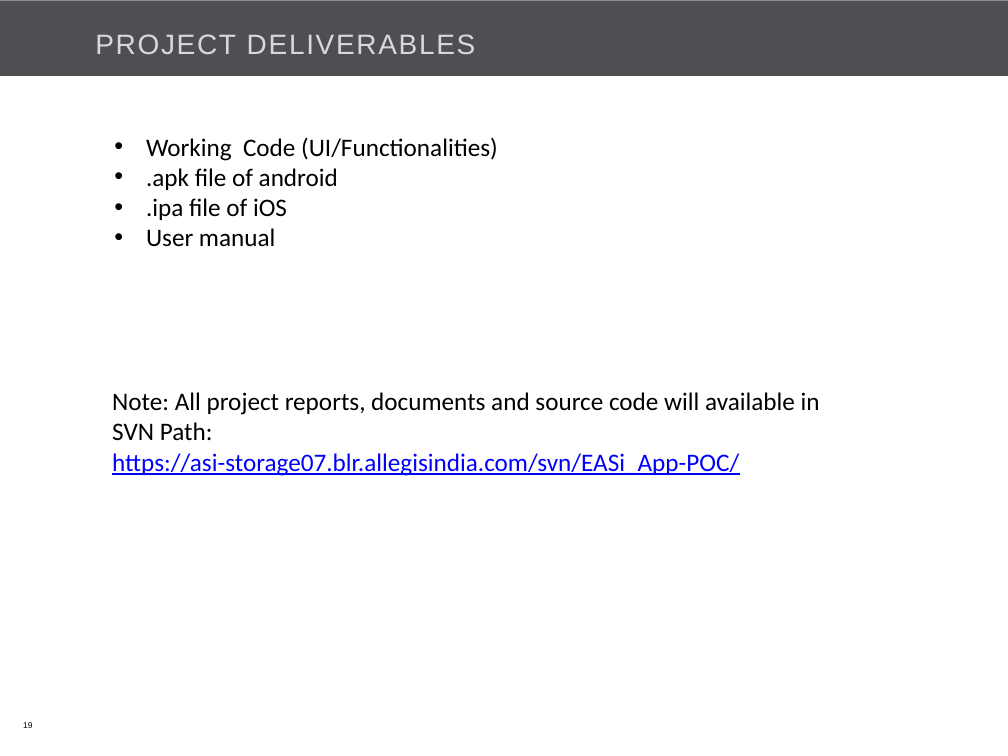
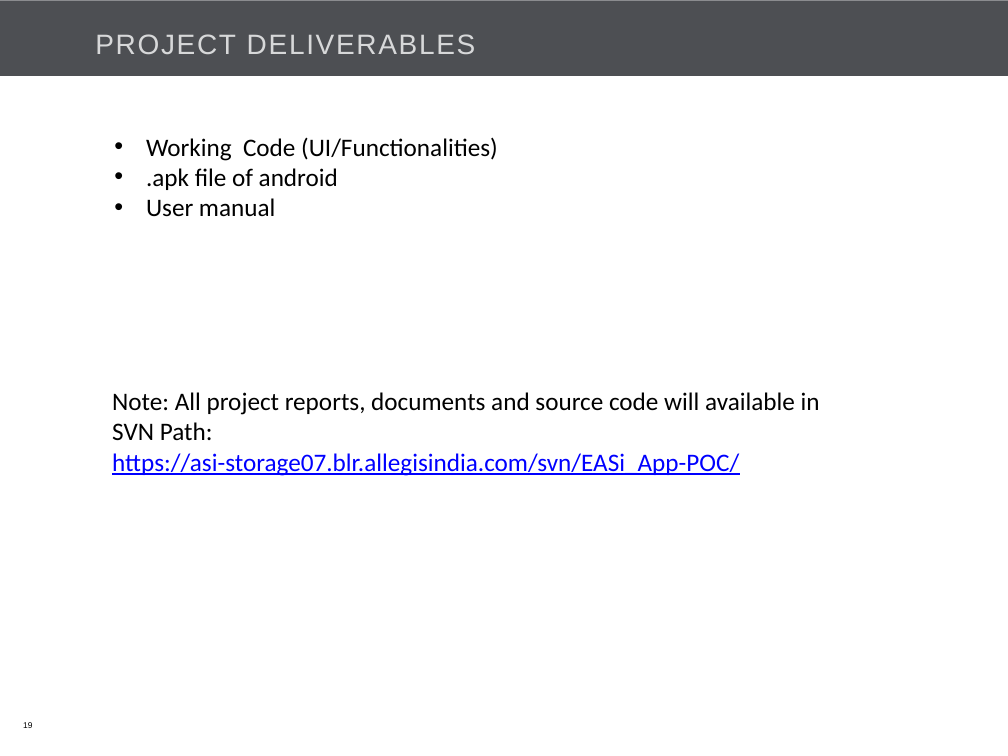
Before and after one commit to Bajarangi/demo, a slide deck: slide 19 of trunk/EasiCab/Documents/EASiCab_POC_kick off.pptx. Drawn at 1008x756 pixels with LibreOffice and Linux fonts; fonts in the diff are those of the drawing; background and template pictures are left out. Boxes give left, top, right and bottom in pixels: in the first picture for what was removed or moved away, otherwise in the second. Text is boxed around its words. In the diff, an @@ line names an element or a change of style, - is before the commit and + after.

```diff
--- a/trunk/EasiCab/Documents/EASiCab_POC_kick off.pptx
+++ b/trunk/EasiCab/Documents/EASiCab_POC_kick off.pptx
@@ text at (146, 198, 287, 220): paragraph removed @@
-• .ipa file of iOS
```
Also in this commit, not shown: 4 other slides changed.
